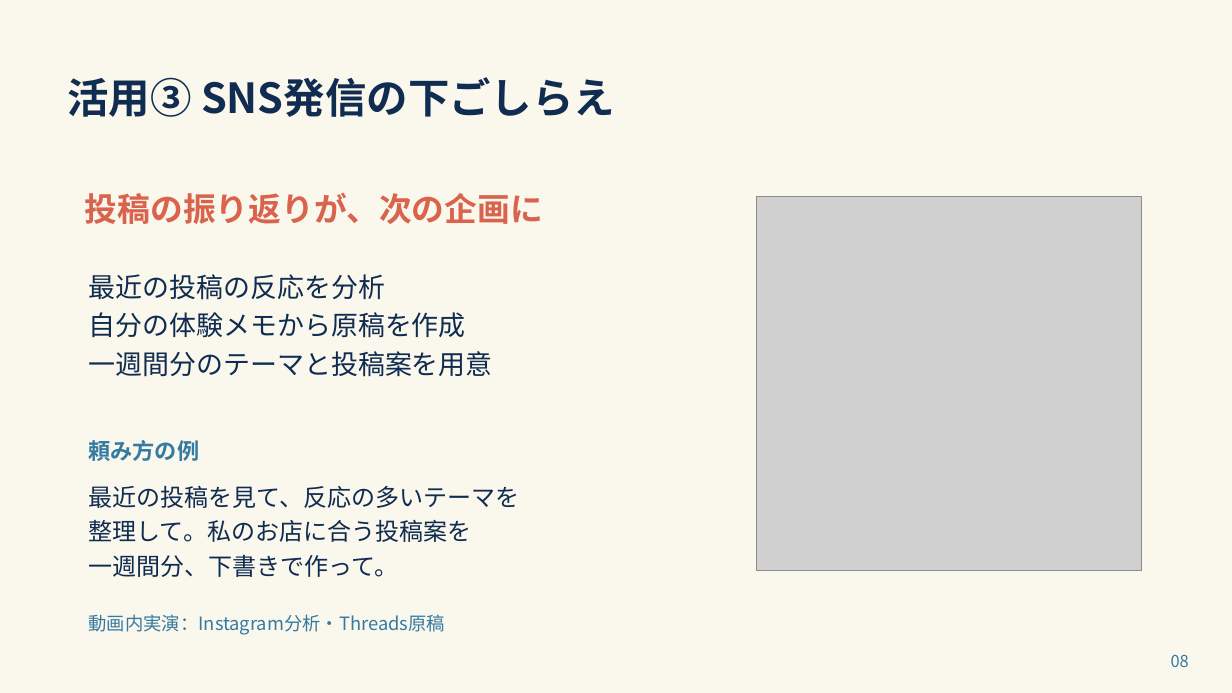
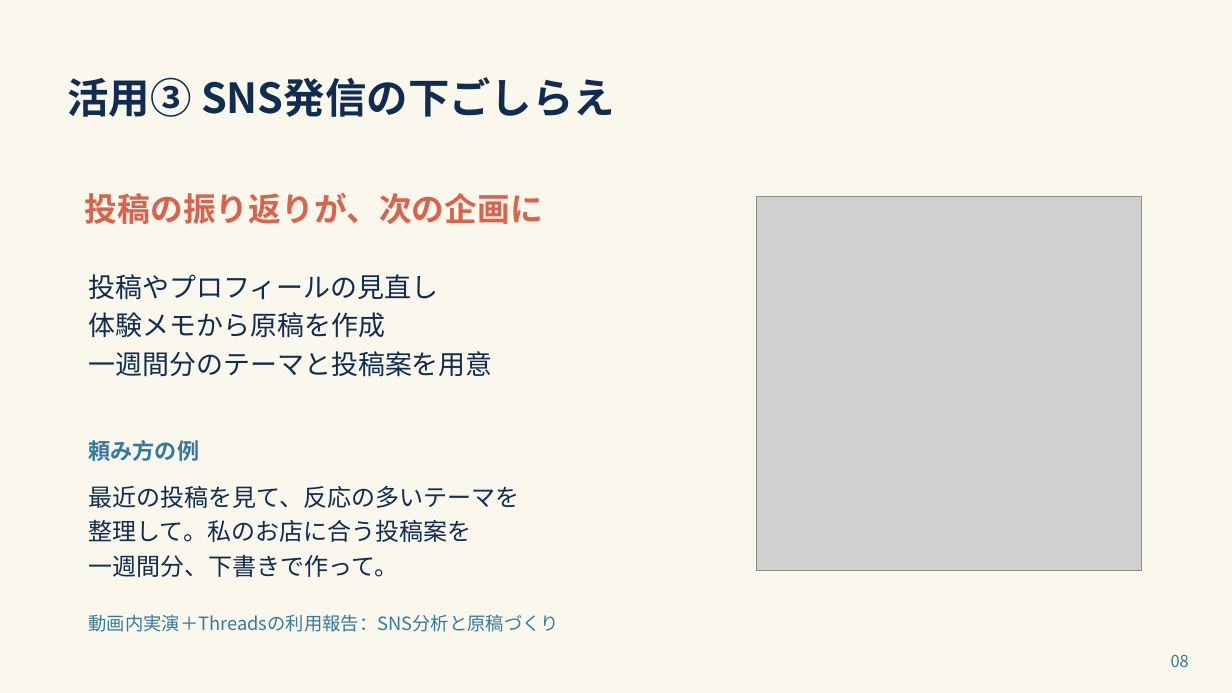
Before and after one commit to lc100068-cmd/muse-AiSeminar, a slide deck: slide 8 of slides/muse-ai-seminar.pptx. Drawn at 1232x693 pixels with LibreOffice and Linux fonts; fonts in the diff are those of the drawing; grey boxes stand for pictures; background and template pictures are left out. Boxes give left, top, right and bottom in pixels: in the first picture for what was removed or moved away, otherwise in the second. Text is boxed around its words. In the diff, an @@ line names an element or a change of style, - is before the commit and + after.

```diff
--- a/slides/muse-ai-seminar.pptx
+++ b/slides/muse-ai-seminar.pptx
@@ text at bbox=[89, 274, 439, 338]: text changed @@
-最近の投稿の反応を分析
-自分の体験メモから原稿を作成
+投稿やプロフィールの見直し
+体験メモから原稿を作成
@@ text at bbox=[89, 614, 560, 632]: text changed @@
-動画内実演：Instagram分析・Threads原稿
+動画内実演＋Threadsの利用報告：SNS分析と原稿づくり
```
Also in this commit, not shown: 6 other slides changed, 5 slides added, 28 other files.
